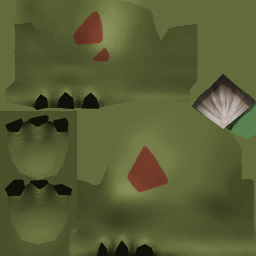
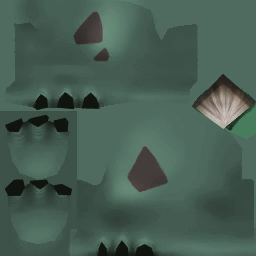
The second 256px x 256px image is a revision of the first. Changes to its layers:
showed group "Green" (8 layers) over [0, 0, 256, 256]
hid group "Red" (6 layers) over [0, 0, 256, 256]
